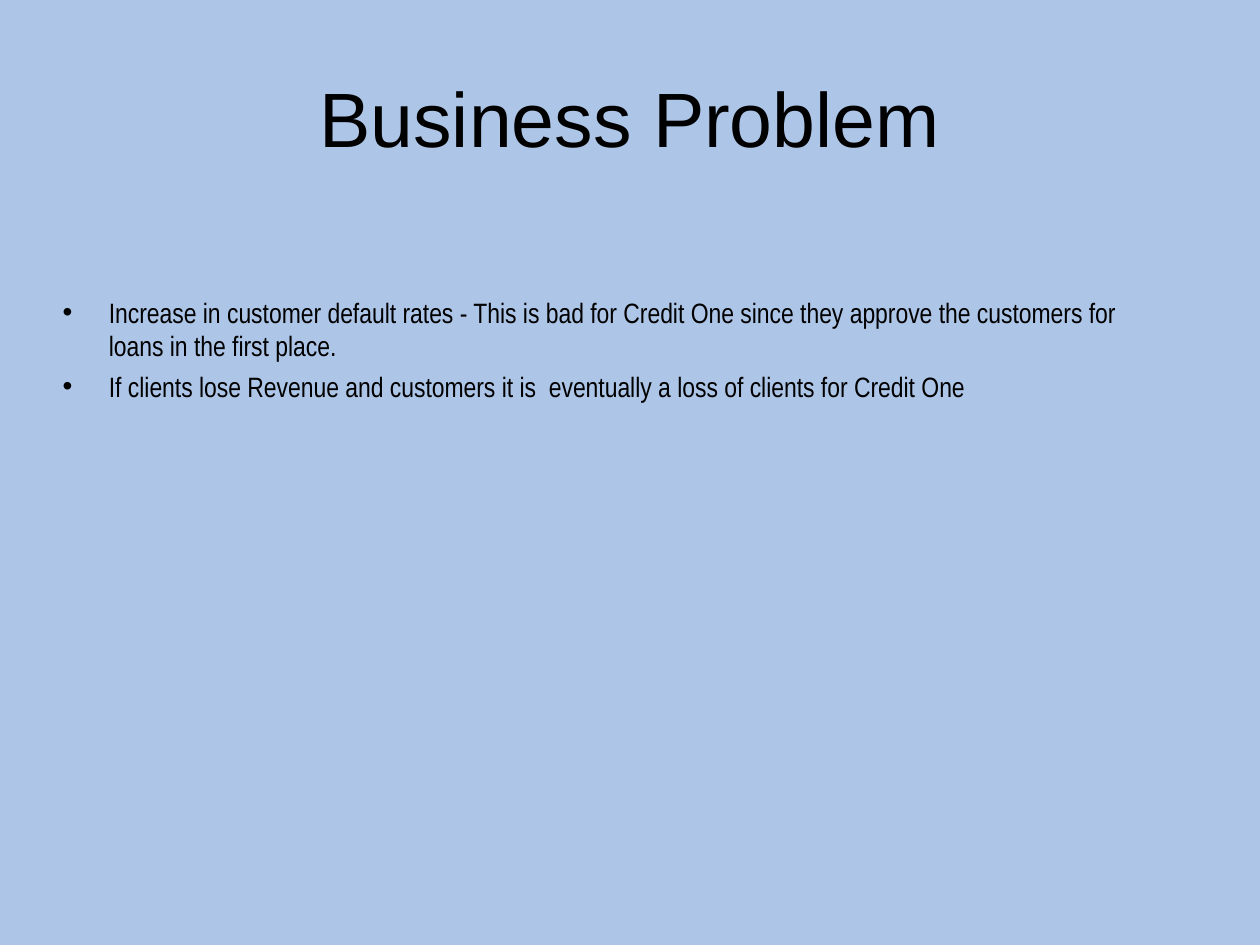
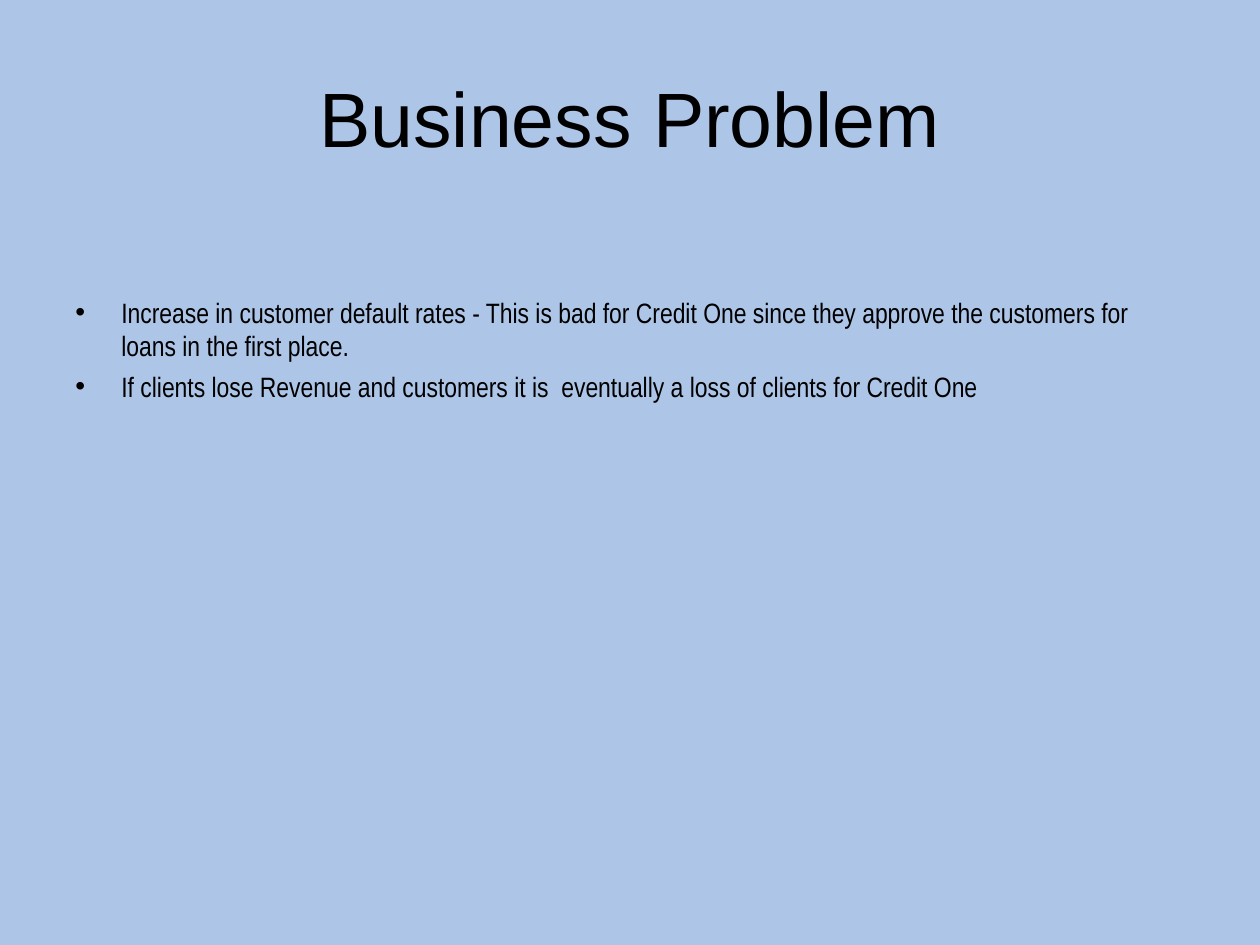
Before and after one commit to DeepaRanjith-utdata/Course2_CreditOne_Part2, a slide deck: slide 2 of CreditOne_v1.ppt. Drawn at 1260x945 pixels with LibreOffice and Linux fonts; fonts in the diff are those of the drawing. Boxes give left, top, right and bottom in pixels: in the first picture for what was removed or moved away, otherwise in the second. Text is boxed around its words. In the diff, an @@ line names an element or a change of style, - is before the commit and + after.

Commit message:
Credit One files final

```diff
--- a/CreditOne_v1.ppt
+++ b/CreditOne_v1.ppt
@@ text "Increase in customer default rates ...": place and size @@
-text "Increase in customer default rates ..." at [109,302,1116,402]
+text "Increase in customer default rates ..." at [121,302,1128,402]
@@ text "Increase in customer default rates ..." at [121,302,1128,402]: indent changed @@
```
Also in this commit, not shown: 6 other slides changed, 3 other files.
